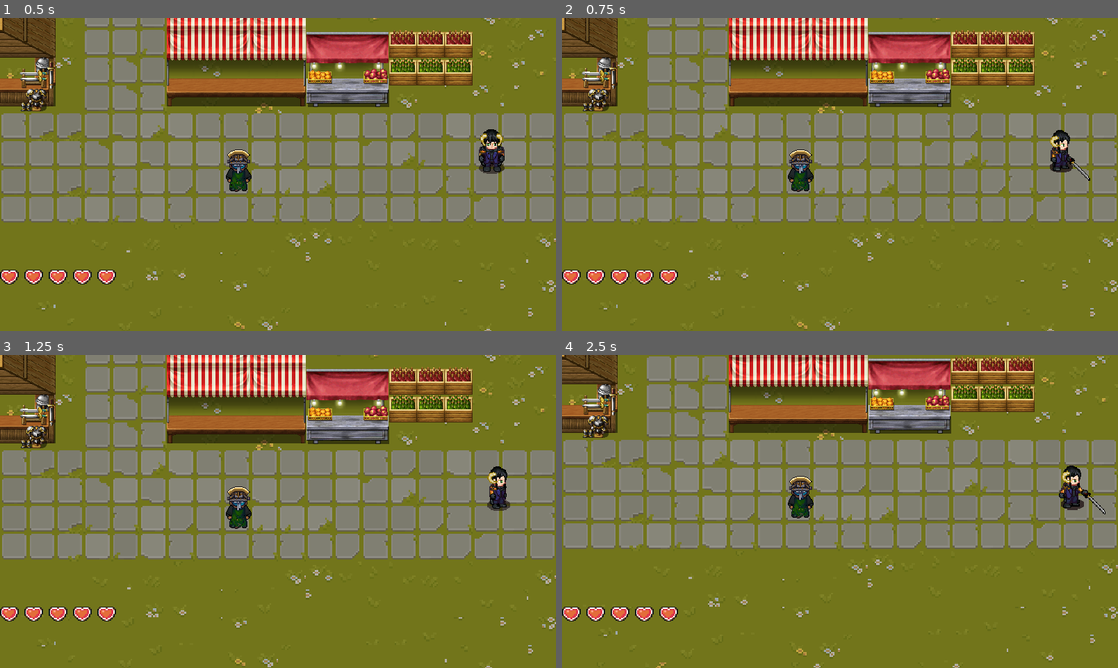
Above: before the commit, frames 1-4 (two rows, left to right).
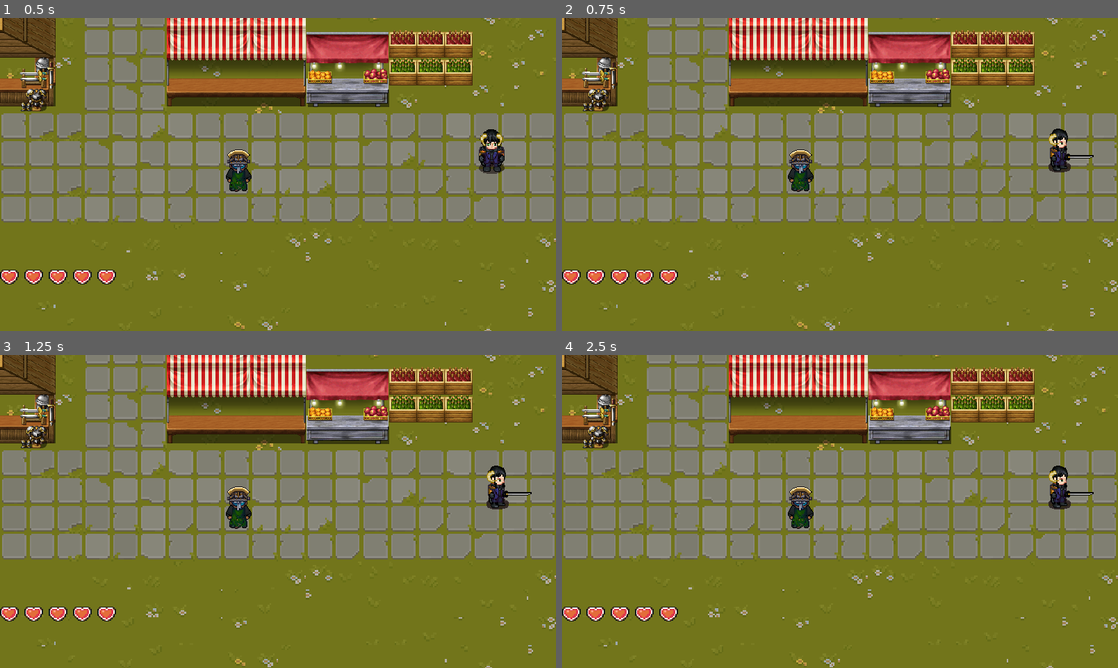
Above: after the commit, the same moments.

Repository: RaidenXVR/Godot-Test
Game: Godot game, scene res://world/world.tscn
Two runs of this game, one before a commit and one after it. Both use one fixed random seed, a clock stepped at 60 frames per second and the inputs below.
Inputs (mouse positions are in pixels of both pictures, inside the frame that each line leads up to):
- Up to frame 1 (0.5 s): no input
- Up to frame 2 (0.75 s): move the mouse to (962, 158) at 0.52 s; hold Right (ui_right) from 0.53 s (still down); click (962, 158) at 0.6 s
- Up to frame 3 (1.25 s): keep holding Right (ui_right)
- Up to frame 4 (2.5 s): move the mouse to (728, 527) at 1.27 s; release Right (ui_right) at 1.28 s; hold Down (ui_down) 1.28-2.03 s; click (728, 527) at 1.35 s; move the mouse to (895, 442) at 2.02 s; hold Right (ui_right) from 2.03 s (still down); click (895, 442) at 2.1 s

Frame 1 is identical in both runs. In frame 2, 0.4% of the frame differs, in the area x 87-96%, y 35-52%; in frame 3, 0.3%; in frame 4, 31%, in the area x 0-100%, y 0-100%.

Commit message:
fixed sprite when try to facing while not moving

Diff:
--- a/player/player.gd
+++ b/player/player.gd
@@ -17,7 +17,7 @@
 var currentHealth : int = maxHP
 var is_damaged: bool = false
 var is_attacking: bool = false
-
+var moveDir
 
 func _ready():
 	stats.att = 5
@@ -27,15 +27,37 @@
 
 
 func handleInput():
-	var moveDir = Input.get_vector("ui_left", "ui_right", "ui_down", "ui_up")
+	#get input from player
+	moveDir = Input.get_vector("ui_left", "ui_right", "ui_down", "ui_up")
+
+	#Looking direction
+	if (moveDir.x<0 ):
+		animation.play("walkLeft")
+		animation.stop()
+	elif(moveDir.x>0 and velocity.length() == 0):
+		animation.play("walkRight")
+		animation.stop()
+	elif (moveDir.y>0 and velocity.length() == 0):
+		animation.play("walkDown")
+		animation.stop()
+	elif moveDir.y<0 and velocity.length() == 0:
+		animation.play("walkUp")
+		animation.stop()
+
+	#Switch to run
 	if Input.is_action_pressed("run"):
 		speed = 230
 	else:
 		speed = 120
+
+	#for if the player is stunned
 	if is_stunned:
 		moveDir = Vector2.ZERO
+
+	#moving
 	moveDir.y = -moveDir.y
 	velocity = moveDir *speed
+	#attack logic
 	if Input.is_action_just_pressed("attack"):
 		animation.play("attack"+lastAnimDir)
 		is_attacking = true
@@ -46,15 +68,26 @@
 
 func updateAnimation():
 	if is_attacking: return
+
+
 	if velocity.length() == 0:
-		animation.play("walk"+lastAnimDir)
-		animation.stop()
+		if moveDir == Vector2.ZERO:
+			animation.play("walk"+lastAnimDir)
+			animation.stop()
+		else:
+			var dir = "Down"
+			if moveDir.x < 0: dir = "Left"
+			elif moveDir.x > 0 : dir = "Right"
+			elif moveDir.y<0: dir = "Up"
+			lastAnimDir = dir
+			animation.play("walk"+dir)
+			animation.stop()
+
 	else:
 		var dir = "Down"
 		if velocity.x < 0: dir = "Left"
 		elif velocity.x > 0 : dir = "Right"
 		elif velocity.y<0: dir = "Up"
-
 		lastAnimDir = dir
 		animation.play("walk"+dir)
 
@@ -68,6 +101,8 @@
 
 
 func _on_hitbox_area_entered(area):
+	print("area")
+	print(area.name)
 	if area.name == 'HitboxEnemy':
 		knockback(area.get_parent().velocity)
 		if is_damaged: return
@@ -80,6 +115,9 @@
 		is_damaged = true
 	if area.has_method("collect"):
 		area.collect(inventory)
+
+	if area.has_method("talk") and Input.is_action_pressed("interact"):
+		area.talk()
 
 func unstun():
 	timer.stop()
